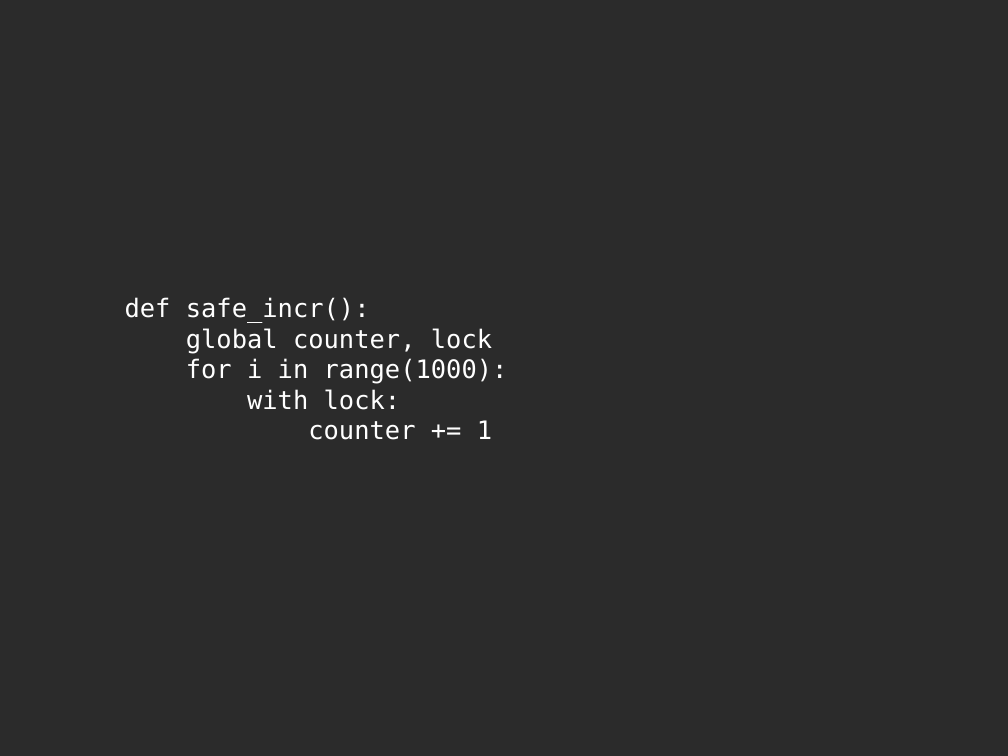
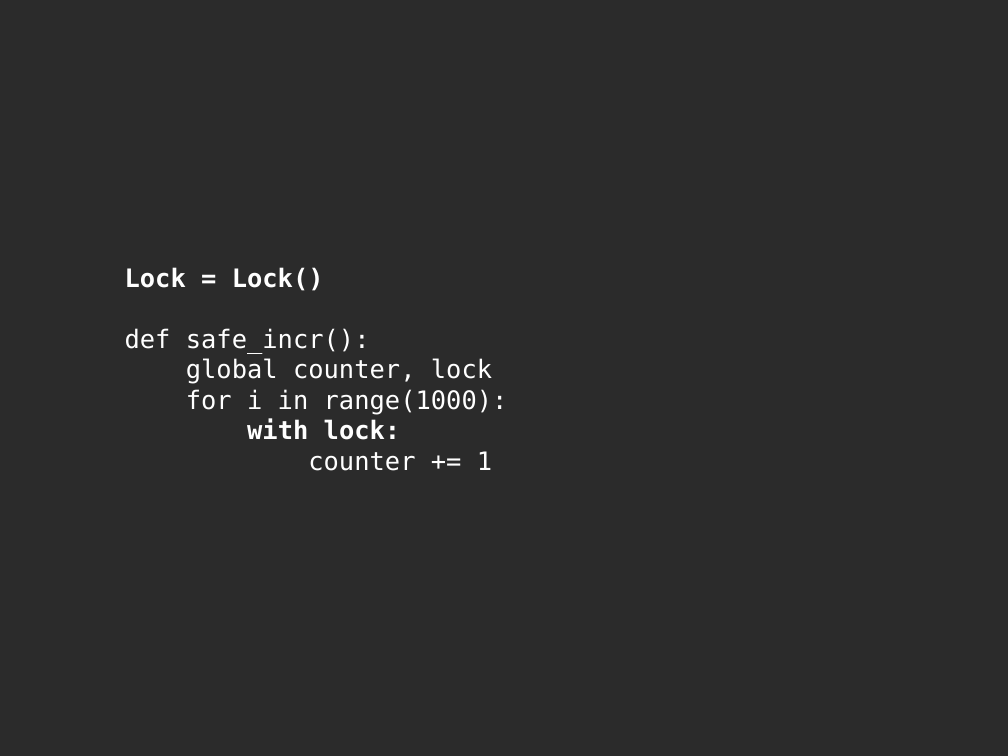
Before and after one commit to jdb/jdb.github.com, a slide deck: slide 11 of imap_idle/pycon-presentation/imap-idle-makingoff.odp. Drawn at 1008x756 pixels with LibreOffice and Linux fonts; fonts in the diff are those of the drawing; background and template pictures are left out; a plain dark background stands for a picture behind light text. Boxes give left, top, right and bottom in pixels: in the first picture for what was removed or moved away, otherwise in the second. Text is boxed around its words. In the diff, an @@ line names an element or a change of style, - is before the commit and + after.

```diff
--- a/imap_idle/pycon-presentation/imap-idle-makingoff.odp
+++ b/imap_idle/pycon-presentation/imap-idle-makingoff.odp
@@ title at (125, 267, 508, 471): text changed @@
-def safe_incr():
-global counter, lock
-for i in range(1000):
-with lock:
-counter += 1
+Lock = Lock()
+def safe_incr():
+global counter, lock
+for i in range(1000):
+with lock:
+counter += 1
```
Also in this commit, not shown: 9 other slides changed, 13 slides added, 12 slides removed, 4 other files.
